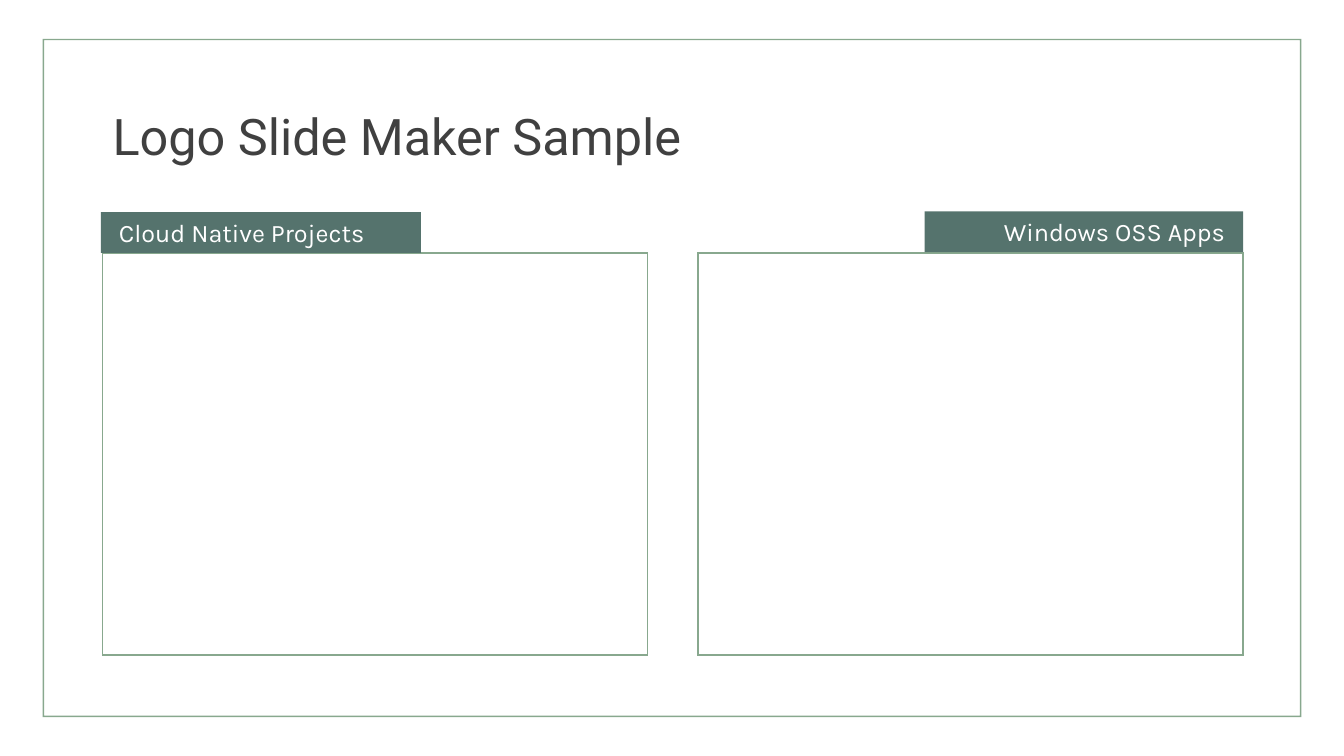
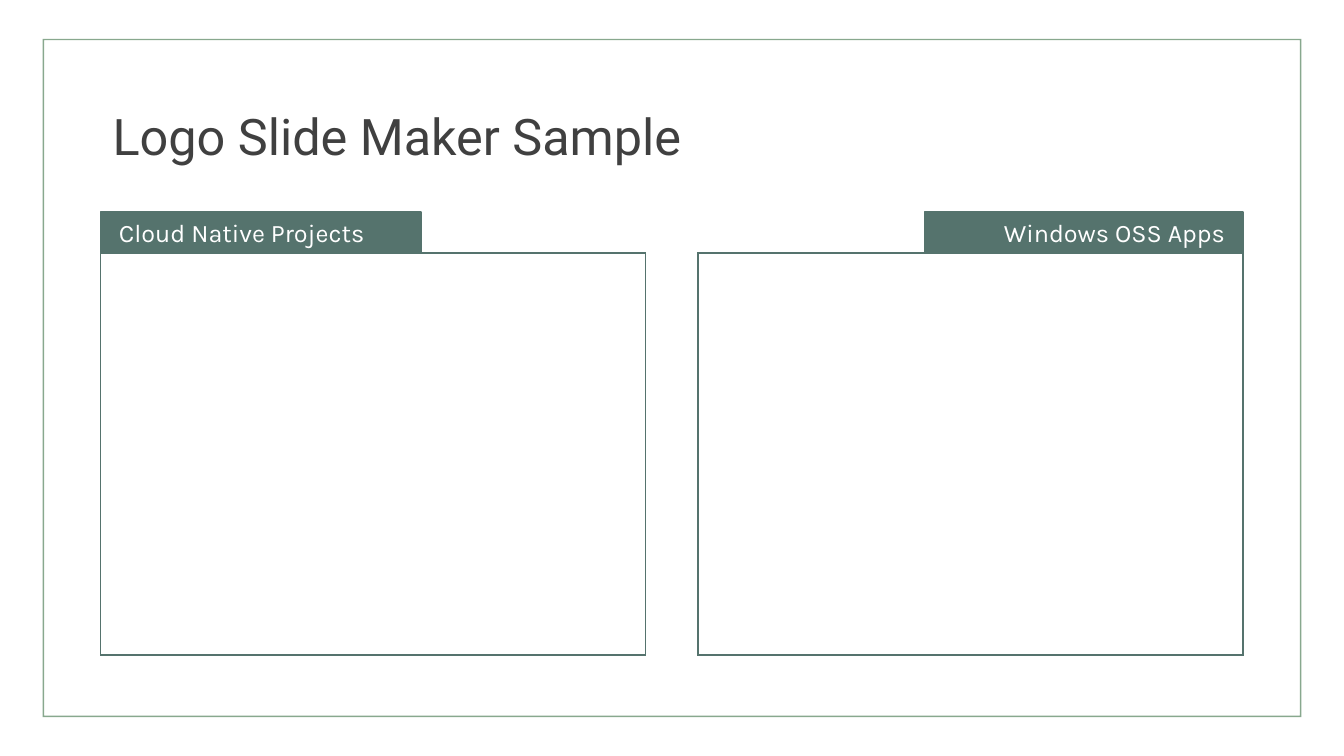
Before and after one commit to jcoliz/LogoSlideMaker, a slide deck: slide 1 of sample/template.pptx. Drawn at 1344x756 pixels with LibreOffice and Linux fonts; fonts in the diff are those of the drawing. Boxes give left, top, right and bottom in pixels: in the first picture for what was removed or moved away, otherwise in the second. Text is boxed around its words. In the diff, an @@ line names an element or a change of style, - is before the commit and + after.

```diff
--- a/sample/template.pptx
+++ b/sample/template.pptx
@@ rectangle "Cloud Native Projects" at (101,212,421,252): outline none to #55736D 1 pt @@
@@ rectangle "Windows OSS Apps" at (925,212,1243,252): outline none to #55736D 1 pt @@
@@ rectangle at (101,253,646,655): outline #88A88E 1 pt to #55736D 1 pt @@
@@ rectangle at (699,253,1244,655): outline #88A88E 1 pt to #55736D 1 pt @@
```
Also in this commit, not shown: 5 other files.
